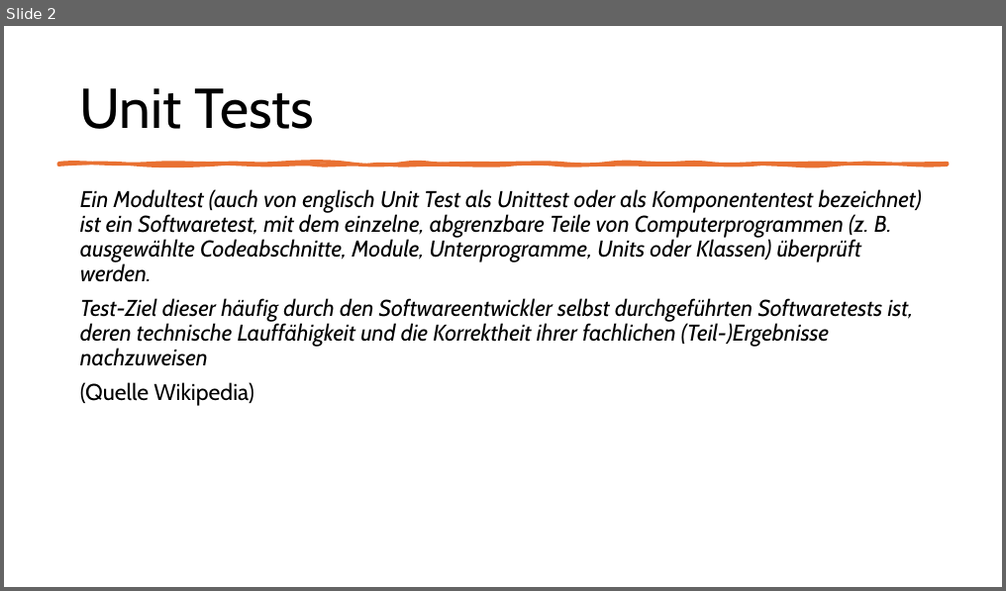
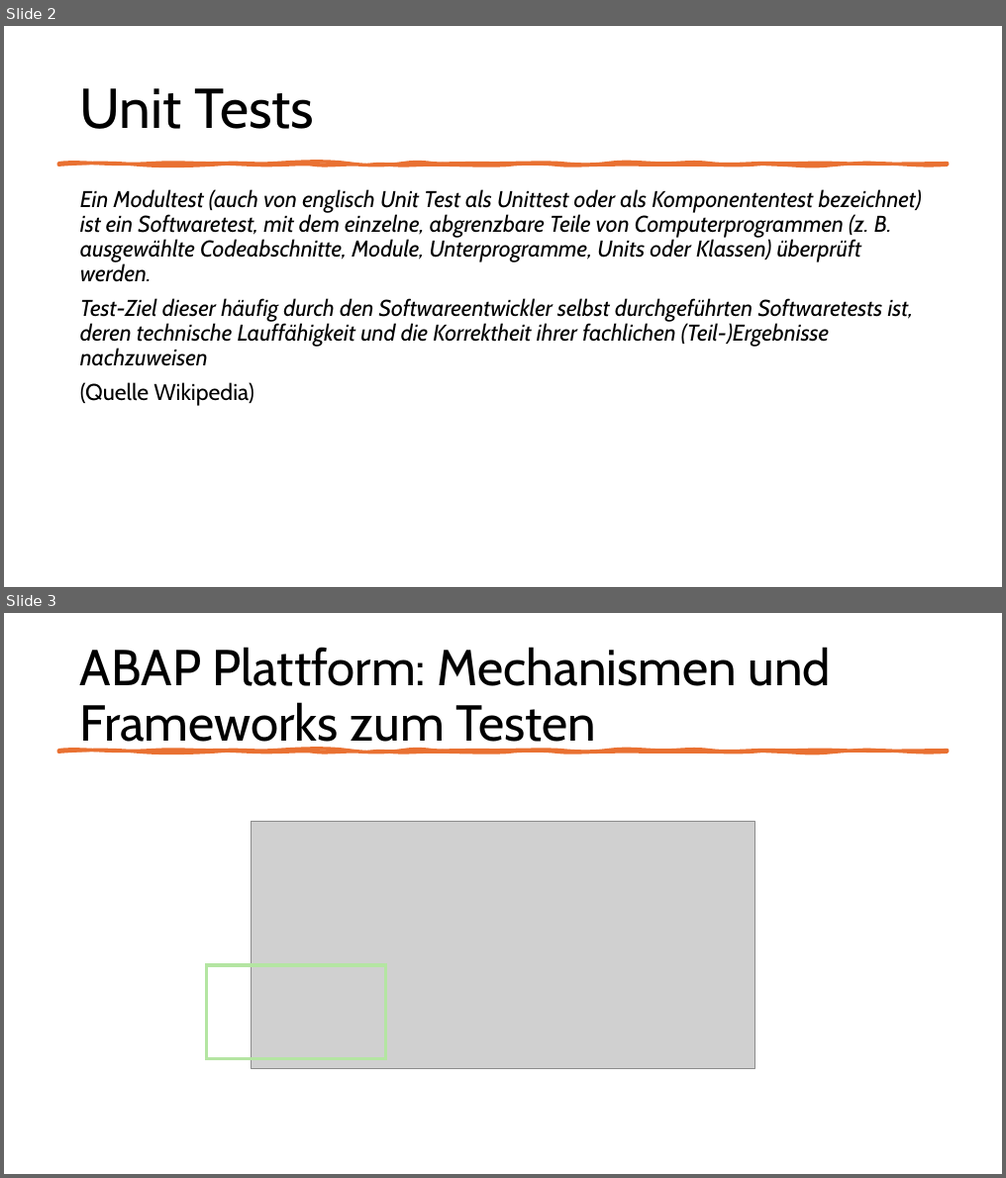
Before and after one commit to MatLange/Schulung, a slide deck: RAP Presentationen/Tag5.1 - RAP_UNIT_TEST_DE.pptx. Shown one above the other, each under a label of ours: slide 2 before the commit, slides 2 and 3 after it. The pictures are 1006x591 and 1006x1178 pixels, drawn with LibreOffice and Linux fonts; fonts in the diff are those of the drawing; grey boxes stand for pictures. Boxes give left, top, right and bottom in pixels: in the first picture for what was removed or moved away, otherwise in the second. Text is boxed around its words. In the diff, an @@ line names an element or a change of style, - is before the commit and + after.

```diff
--- a/RAP Presentationen/Tag5.1 - RAP_UNIT_TEST_DE.pptx
+++ b/RAP Presentationen/Tag5.1 - RAP_UNIT_TEST_DE.pptx
@@ slide 3 added at bbox=[4, 613, 1002, 1174], background #FFFFFF @@
@@ title added at bbox=[80, 647, 832, 752], 48.6 pt, text #000000 @@
+ABAP Plattform: Mechanismen und Frameworks zum Testen
@@ freeform shape added at bbox=[58, 750, 947, 752], fill #E97132, outline #E97132 3.25 pt @@
@@ picture added at bbox=[252, 821, 754, 1069] @@
@@ rectangle added at bbox=[207, 965, 386, 1059], outline #B4E5A2 3.25 pt @@
```
Also in this commit, not shown: 6 slides changed, 3 other slides added, 1 other file.
